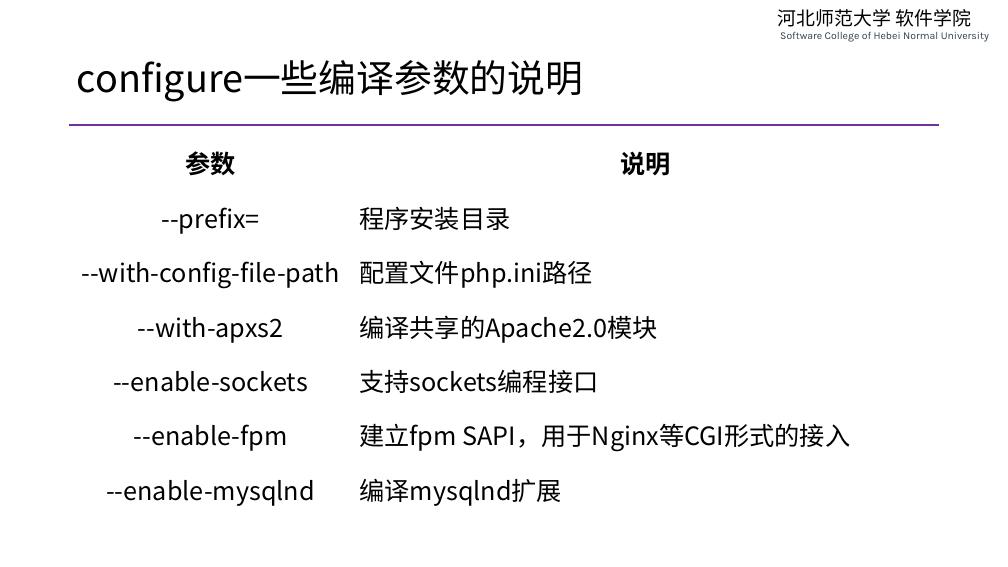
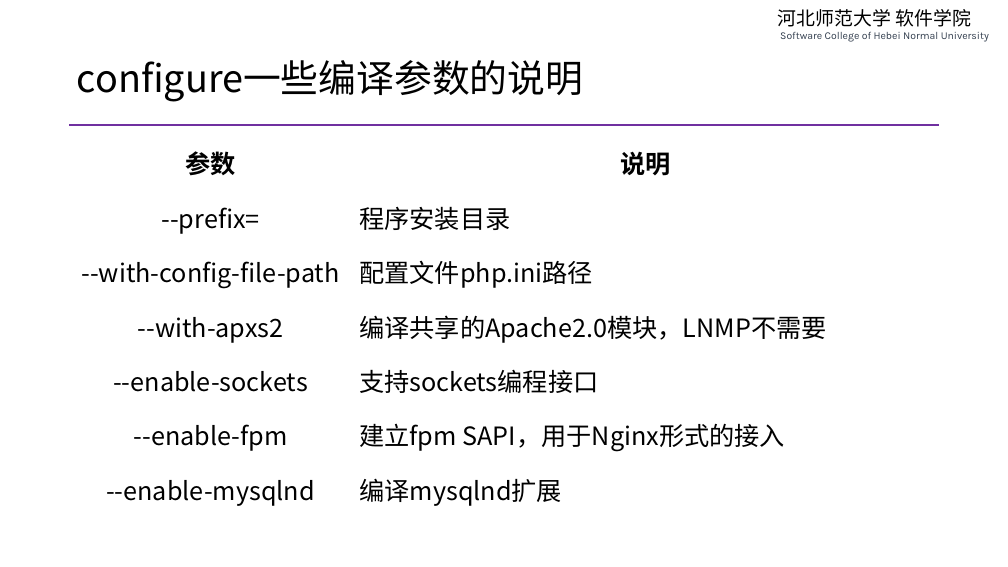
Before and after one commit to edu2act/course-php-serverside-development-on-linux, a slide deck: slide 10 of materials/slides/ch02-complie-php-source-code.pptx (slide 11 before the commit). Drawn at 1008x567 pixels with LibreOffice and Linux fonts; fonts in the diff are those of the drawing. Boxes give left, top, right and bottom in pixels: in the first picture for what was removed or moved away, otherwise in the second. Text is boxed around its words. In the diff, an @@ line names an element or a change of style, - is before the commit and + after.

```diff
--- a/materials/slides/ch02-complie-php-source-code.pptx
+++ b/materials/slides/ch02-complie-php-source-code.pptx
@@ table at (x1=70, y1=135, x2=939, y2=517) @@
-row 4, column 2: 编译共享的Apache2.0模块
+row 4, column 2: 编译共享的Apache2.0模块，LNMP不需要
-row 6, column 2: 建立fpm SAPI，用于Nginx等CGI形式的接入
+row 6, column 2: 建立fpm SAPI，用于Nginx形式的接入
```
Also in this commit, not shown: 4 other slides changed, 4 slides added, 1 slide removed, 3 other files.
